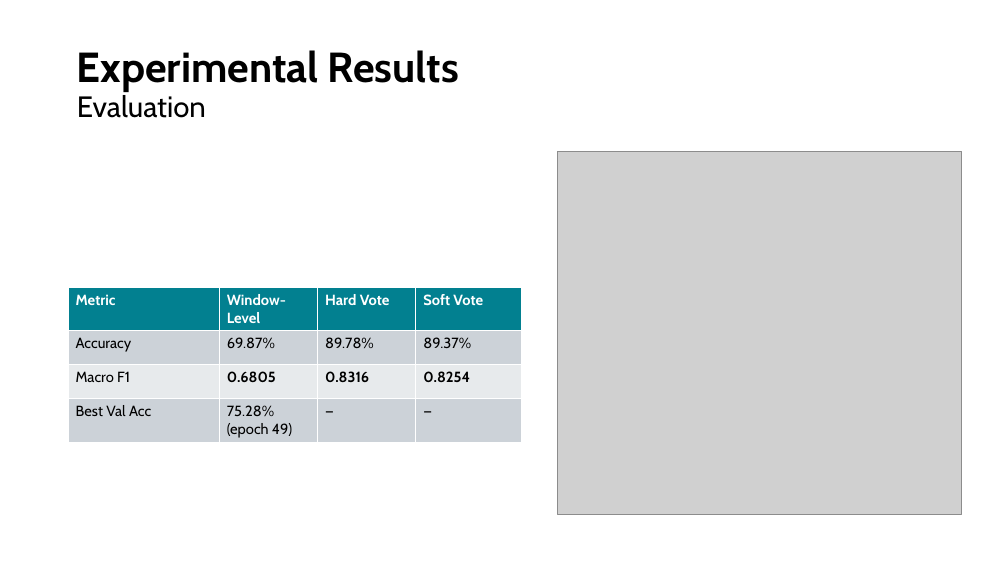
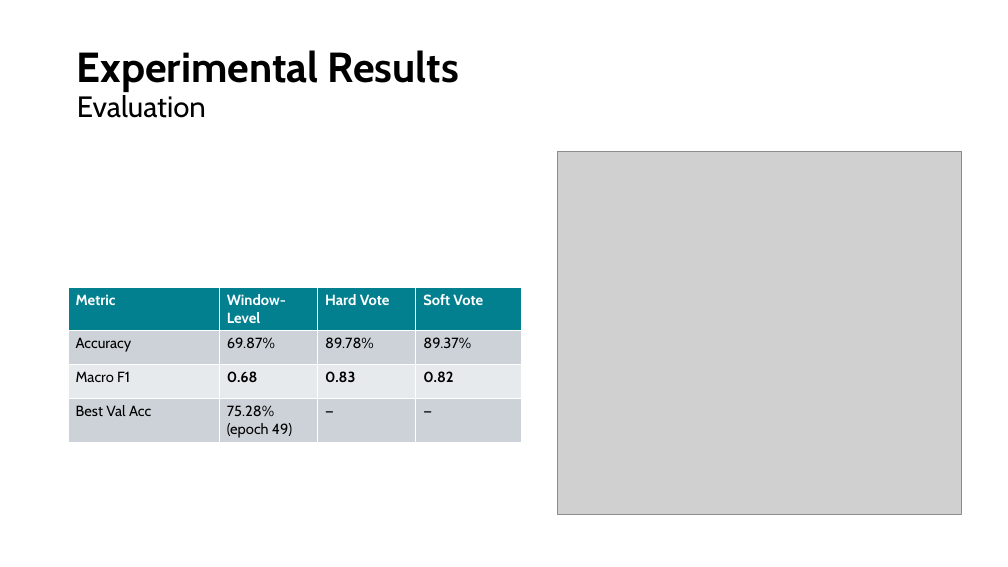
Before and after one commit to Mohammed-Alanazii/CS618-Project, a slide deck: slide 8 of CS618-Data-Efficient-Learning-Mohammed_Alanazi.pptx. Drawn at 1008x567 pixels with LibreOffice and Linux fonts; fonts in the diff are those of the drawing; grey boxes stand for pictures. Boxes give left, top, right and bottom in pixels: in the first picture for what was removed or moved away, otherwise in the second. Text is boxed around its words. In the diff, an @@ line names an element or a change of style, - is before the commit and + after.

```diff
--- a/CS618-Data-Efficient-Learning-Mohammed_Alanazi.pptx
+++ b/CS618-Data-Efficient-Learning-Mohammed_Alanazi.pptx
@@ table at box(68, 287, 522, 442) @@
-row 3: Macro F1 | 0.6805 | 0.8316 | 0.8254
+row 3: Macro F1 | 0.68 | 0.83 | 0.82
```
Also in this commit, not shown: 2 other slides changed, 1 other file.
